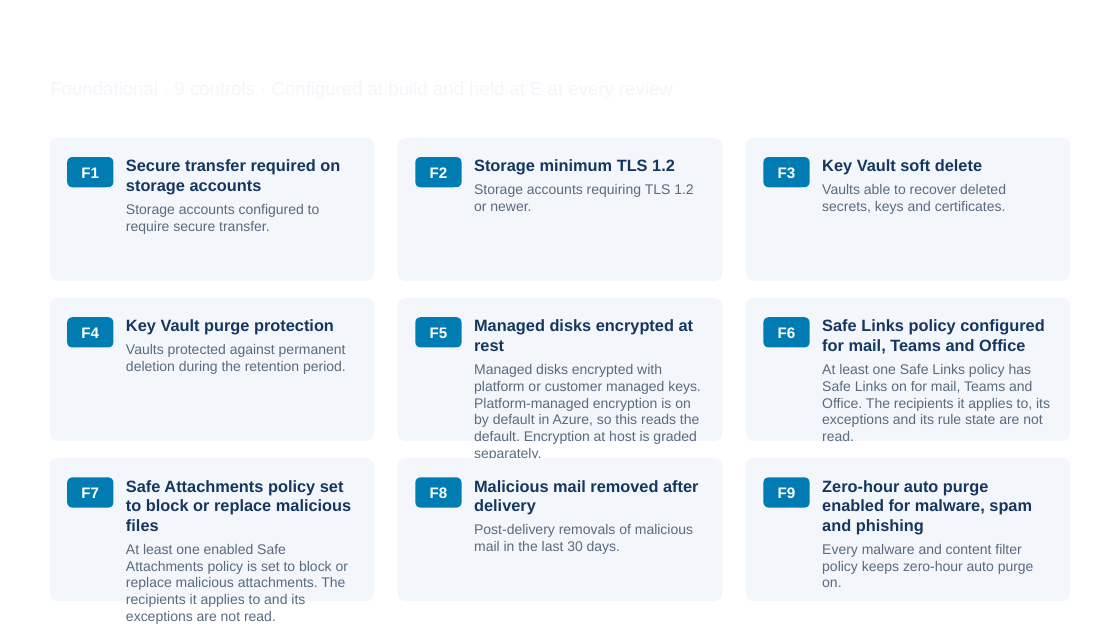
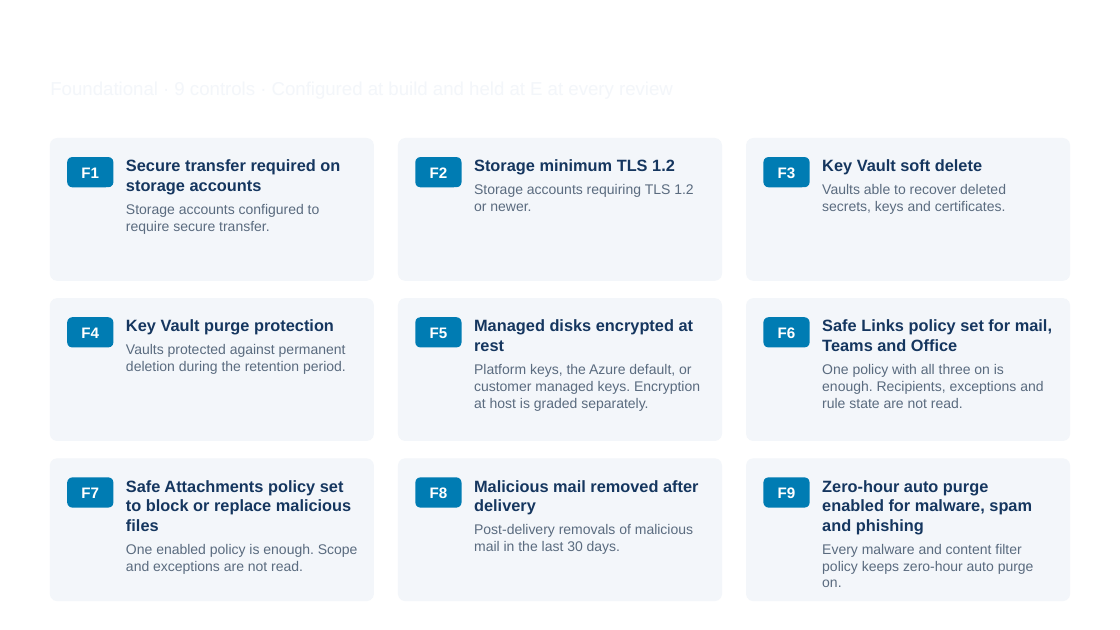
Before and after one commit to nexus-kernel/CyberSOC_Creation, a slide deck: slide 11 of docs/The Controls That Matter.pptx. Drawn at 1120x630 pixels with LibreOffice and Linux fonts; fonts in the diff are those of the drawing; background and template pictures are left out. Boxes give left, top, right and bottom in pixels: in the first picture for what was removed or moved away, otherwise in the second. Text is boxed around its words. In the diff, an @@ line names an element or a change of style, - is before the commit and + after.

```diff
--- a/docs/The Controls That Matter.pptx
+++ b/docs/The Controls That Matter.pptx
@@ text at <box>822,319,1052,408</box>: text changed @@
-Safe Links policy configured for mail, Teams and Office
-At least one Safe Links policy has Safe Links on for mail, Teams and Office. The recipients it applies to, its exceptions and its rule state are not read.
+Safe Links policy set for mail, Teams and Office
+One policy with all three on is enough. Recipients, exceptions and rule state are not read.
@@ text at <box>474,364,700,411</box>: text changed @@
-Managed disks encrypted with platform or customer managed keys. Platform-managed encryption is on by default in Azure, so this reads the default. Encryption at host is graded separately.
+Platform keys, the Azure default, or customer managed keys. Encryption at host is graded separately.
@@ text at <box>126,544,358,574</box>: text changed @@
-At least one enabled Safe Attachments policy is set to block or replace malicious attachments. The recipients it applies to and its exceptions are not read.
+One enabled policy is enough. Scope and exceptions are not read.
```
Also in this commit, not shown: 6 other files.
